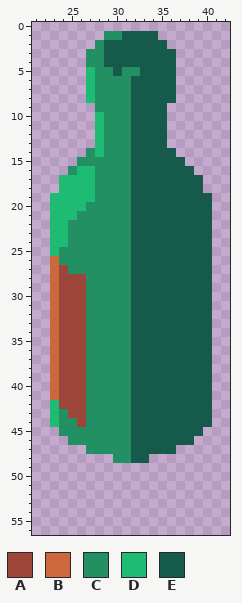
One commit to this pixel-art sprite: resources/pngs/gameobjects/gameobject-bottle-1.png. Above: the version before the commit.
The file is 64x64 pixels. Shown: x 21..42, y 0..56.
Palette (. is transparent): A #9e4539  B #cd683d  C #239063  D #1ebc73  E #165a4c
Pixels before, first column x 23:
 1 ......CCEEEE......
 2 .....CEEEEEEE.....
 3 ....CCEEEEEEEE....
 4 ....CCEEEEEEEE....
 5 ....DCCECCEEEE....
 6 ....DCCCCEEEEE....
 7 ....DCCCCEEEEE....
 8 ....DCCCCEEEEE....
 9 .....CCCCEEEE.....
10 .....DCCCEEEE.....
11 .....DCCCEEEE.....
12 .....DCCCEEEE.....
13 .....DCCCEEEE.....
14 ....CDCCCEEEEE....
15 ...CCCCCCEEEEEE...
16 ..CDDCCCCEEEEEEE..
17 .DDDDCCCCEEEEEEEE.
18 .DDDDCCCCEEEEEEEE.
19 DDDDDCCCCEEEEEEEEE
20 DDDDCCCCCEEEEEEEEE
21 DDDCCCCCCEEEEEEEEE
22 DDCCCCCCCEEEEEEEEE
23 DDCCCCCCCEEEEEEEEE
24 DDCCCCCCCEEEEEEEEE
25 DCCCCCCCCEEEEEEEEE
26 BCCCCCCCCEEEEEEEEE
27 BACCCCCCCEEEEEEEEE
28 BAAACCCCCEEEEEEEEE
29 BAAACCCCCEEEEEEEEE
30 BAAACCCCCEEEEEEEEE
31 BAAACCCCCEEEEEEEEE
32 BAAACCCCCEEEEEEEEE
33 BAAACCCCCEEEEEEEEE
34 BAAACCCCCEEEEEEEEE
35 BAAACCCCCEEEEEEEEE
36 BAAACCCCCEEEEEEEEE
37 BAAACCCCCEEEEEEEEE
38 BAAACCCCCEEEEEEEEE
39 BAAACCCCCEEEEEEEEE
40 BAAACCCCCEEEEEEEEE
41 BAAACCCCCEEEEEEEEE
42 DAAACCCCCEEEEEEEEE
43 DCAACCCCCEEEEEEEEE
44 DCCACCCCCEEEEEEEEE
45 .CCCCCCCCEEEEEEEE.
46 ..CCCCCCCEEEEEEE..
47 ....CCCCCEEEEE....
48 .......CCEE.......
After the commit:
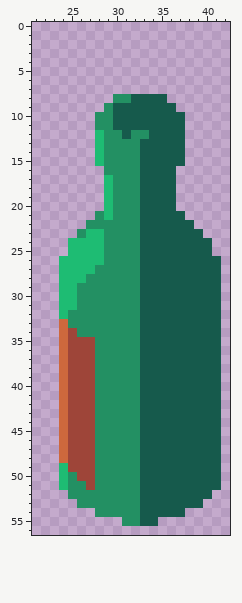
Diff:
Colour A is added in row 47 at x 25 to 26; in rows 48 to 49 at x 25 to 27; in row 50 at x 26 to 27; in row 51 at x 27.
Colour A replaces colour C in rows 35 to 43 at x 27; in row 44 at x 25 and 27; in rows 45 to 46 at x 25 to 27; in row 47 at x 27.
Colour B is added in rows 46 to 48 at x 24.
Colour B replaces colour A in rows 33 to 42 at x 24.
Colour B replaces colour C in rows 43 to 45 at x 24.
Colour C is added in row 48 at x 28 to 29; in row 49 at x 28 to 32; in row 50 at x 25 and 28 to 32; in row 51 at x 25 to 26 and 28 to 32; in row 52 at x 25 to 32; in row 53 at x 26 to 32.
Colour C is added in row 54 at x 28 to 32; in row 55 at x 31 to 32.
Colour C replaces colour A in rows 29 to 31 at x 26; in rows 32 to 33 at x 25 to 26; in row 34 at x 26.
Colour C replaces colour D in rows 10 to 11 at x 28.
Colour C replaces colour E in row 12 at x 32 to 33; in rows 13 to 48 at x 32.
Colour D is added in rows 49 to 51 at x 24.
Colour D replaces colour A in row 27 at x 24; in row 28 at x 24 to 26; in rows 29 to 31 at x 24 to 25; in row 32 at x 24.
Colour D replaces colour C in row 15 at x 28; in rows 17 to 21 at x 29; in row 23 at x 27 to 28; in rows 24 to 25 at x 25 to 28; in row 26 at x 24 to 28; in row 27 at x 25 to 27.
Colour E is added in row 9 at x 36; in rows 10 to 13 at x 36 to 37; in row 14 at x 37; in rows 26 to 44 at x 41; in row 45 at x 40 to 41; in row 46 at x 39 to 41.
Colour E is added in row 47 at x 37 to 41; in row 48 at x 34 to 41; in rows 49 to 51 at x 33 to 41; in row 52 at x 33 to 40; in row 53 at x 33 to 39; in row 54 at x 33 to 37.
Colour E is added in row 55 at x 33 to 34.
Colour E replaces colour C in rows 9 to 11 at x 30 to 31; in row 12 at x 31.
The author cleared colour B in rows 26 to 41 at x 23.
The author cleared colour C in row 1 at x 29 to 30; in row 2 at x 28; in rows 3 to 4 at x 27 to 28; in row 5 at x 28 to 29 and 31 to 32; in rows 6 to 7 at x 28 to 31; in row 8 at x 28 to 29.
The author cleared colour C in row 9 at x 28; in row 14 at x 27; in row 15 at x 26 to 27; in row 16 at x 25 and 28; in rows 17 to 19 at x 28; in row 20 at x 27 to 28.
The author cleared colour C in row 21 at x 26 to 27; in row 22 at x 25 to 26; in row 23 at x 25; in row 25 at x 24.
The author cleared colour D in rows 5 to 8 at x 27; in row 16 at x 26 to 27; in rows 17 to 18 at x 24 to 27; in row 19 at x 23 to 27; in row 20 at x 23 to 26; in row 21 at x 23 to 25.
The author cleared colour D in rows 22 to 24 at x 23 to 24; in row 25 at x 23; in rows 42 to 44 at x 23.
The author cleared colour E in row 1 at x 31 to 34; in row 2 at x 29 to 35; in rows 3 to 4 at x 29 to 36; in row 5 at x 30 and 33 to 36; in rows 6 to 7 at x 32 to 36; in row 8 at x 36.
The author cleared colour E in row 16 at x 37 to 38; in rows 17 to 18 at x 37 to 39; in rows 19 to 20 at x 37 to 40; in row 21 at x 38 to 40; in row 22 at x 39 to 40; in row 23 at x 40.
Boxes around the changes in both pictures, in picture pixels (x1, y1, x2, y2):
changed: (50, 31, 221, 526)
